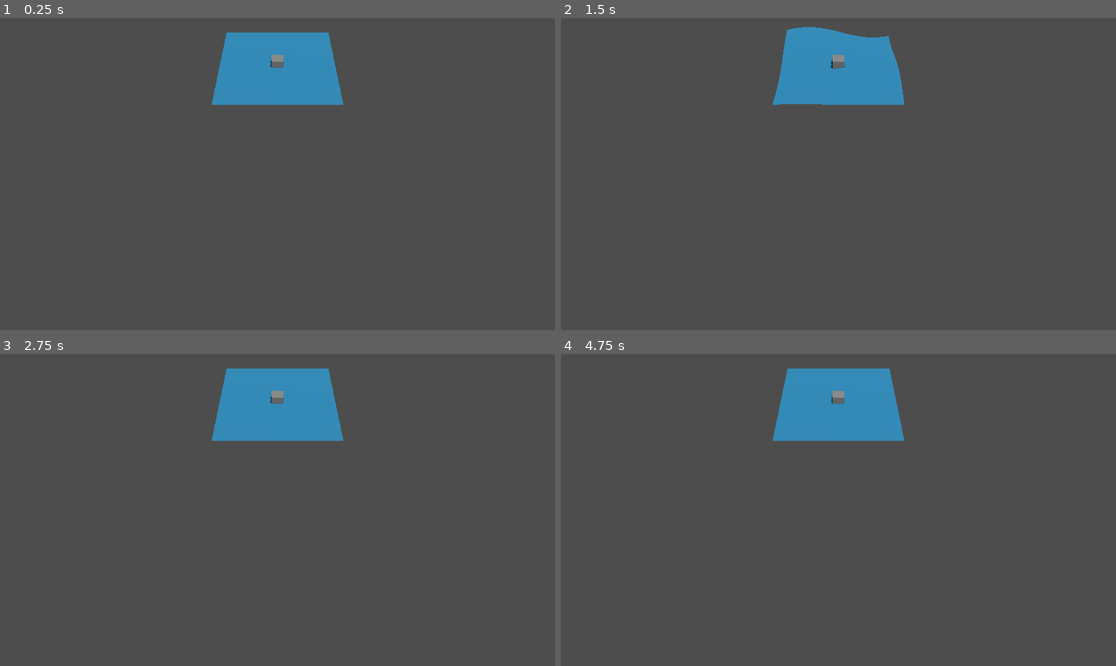
Above: before the commit, frames 1-4 (two rows, left to right).
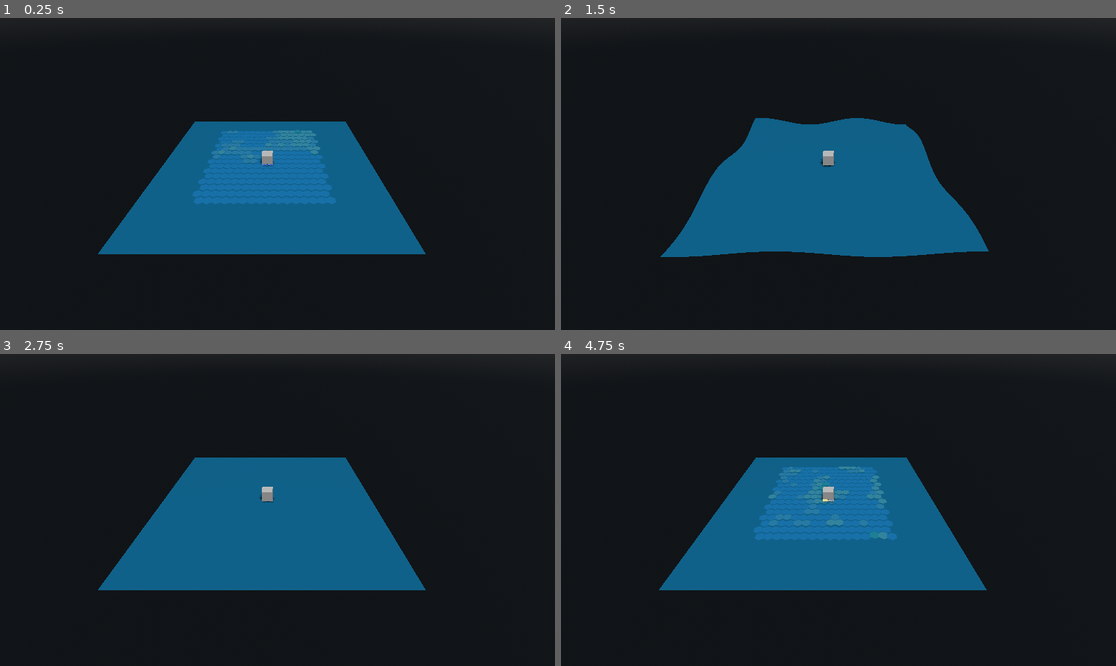
Above: after the commit, the same moments.

Repository: rfdickerson/new-game-project
Game: Godot game, scene res://node_3d.tscn
Same seed, same stepped clock (60 frames per second), same inputs: the game is played once before the commit and once after it.
Inputs:
- Up to frame 1 (0.25 s): no input
- Up to frame 2 (1.5 s): tap Enter at 0.5 s; hold W 0.53-1.28 s; tap H at 0.6 s; tap G at 0.8, 1.35 s; hold A from 1.28 s (still down)
- Up to frame 3 (2.75 s): tap Q at 1.55, 2.1 s; release A at 2.03 s; hold W from 2.03 s (still down); tap L at 2.3 s
- Up to frame 4 (4.75 s): tap Space at 2.75, 4.25 s; tap L at 2.85 s; tap O at 3.05, 3.6 s; tap Enter at 3.5 s; release W at 3.53 s; hold A from 3.53 s (still down); tap N at 3.8, 4.35 s; tap H at 4.55 s

The runs differ from the first frame. In frame 1, 100% of the frame differs, in the area x 0-100%, y 0-100%; in frame 2, 100%; in frame 3, 100%; in frame 4, 100%.

Commit message:
land and water

Diff:
--- /dev/null
+++ b/hexagon_grid.gd
@@ -0,0 +1,246 @@
+extends MeshInstance3D
+
+## Hexagonal grid mesh generator (Civilization-style)
+@export var hex_radius: float = 0.5  ## Radius of each hexagon
+@export var grid_width: int = 10  ## Number of hexagons in width
+@export var grid_height: int = 10  ## Number of hexagons in height
+@export var hex_height: float = 0.05  ## Height/thickness of hexagon tiles
+@export var gap_size: float = 0.02  ## Gap between hexagons
+@export var auto_generate: bool = true
+
+## Colors for different terrain types
+@export var color_water: Color = Color(0.2, 0.4, 0.8, 0.7)
+@export var color_grass: Color = Color(0.3, 0.7, 0.3, 0.9)
+@export var color_sand: Color = Color(0.9, 0.8, 0.5, 0.9)
+@export var color_forest: Color = Color(0.15, 0.5, 0.2, 0.9)
+@export var color_mountain: Color = Color(0.5, 0.5, 0.5, 0.9)
+
+## Terrain generation settings
+@export var land_percentage: float = 0.4  ## Percentage of map that should be land (0.0 to 1.0)
+@export var noise_scale: float = 0.15  ## Scale of terrain noise (lower = larger land masses)
+@export var noise_seed: int = 0  ## Seed for random generation (0 = random)
+
+func _ready():
+	if auto_generate:
+		generate_hex_grid()
+
+func generate_hex_grid():
+	"""Generate a hexagonal grid mesh"""
+	var arrays = []
+	arrays.resize(Mesh.ARRAY_MAX)
+
+	var vertices = PackedVector3Array()
+	var normals = PackedVector3Array()
+	var colors = PackedColorArray()
+	var indices = PackedInt32Array()
+
+	var vertex_offset = 0
+
+	# Hexagon dimensions (flat-top orientation like Civilization)
+	var hex_width = hex_radius * 2.0
+	var hex_height_2d = sqrt(3.0) * hex_radius
+
+	# Spacing between hexagons
+	var horizontal_spacing = hex_width * 0.75
+	var vertical_spacing = hex_height_2d
+
+	# Adjust for gap
+	var adjusted_radius = hex_radius - gap_size
+
+	# Setup noise for procedural terrain generation
+	var noise = FastNoiseLite.new()
+	if noise_seed == 0:
+		noise.seed = randi()
+	else:
+		noise.seed = noise_seed
+	noise.noise_type = FastNoiseLite.TYPE_PERLIN
+	noise.frequency = noise_scale
+
+	# Generate terrain height map
+	var terrain_map = []
+	for row in range(grid_height):
+		terrain_map.append([])
+		for col in range(grid_width):
+			var noise_value = noise.get_noise_2d(float(col), float(row))
+			# Normalize from [-1, 1] to [0, 1]
+			var height_value = (noise_value + 1.0) * 0.5
+			terrain_map[row].append(height_value)
+
+	# Generate each hexagon in the grid
+	for row in range(grid_height):
+		for col in range(grid_width):
+			# Calculate hexagon center position
+			var x_offset = 0.0
+			if row % 2 == 1:  # Offset odd rows for hexagonal pattern
+				x_offset = horizontal_spacing * 0.5
+
+			var center_x = col * horizontal_spacing + x_offset
+			var center_z = row * vertical_spacing
+
+			# Center the entire grid
+			center_x -= (grid_width * horizontal_spacing) * 0.5
+			center_z -= (grid_height * vertical_spacing) * 0.5
+
+			# Get terrain type based on noise value
+			var height = terrain_map[row][col]
+			var hex_color: Color
+			var y_offset = 0.0
+
+			if height < (1.0 - land_percentage):
+				# Deep water
+				hex_color = color_water
+				y_offset = -0.1
+			elif height < (1.0 - land_percentage + 0.05):
+				# Shallow water / coast
+				hex_color = color_water.lerp(color_sand, 0.5)
+				y_offset = -0.05
+			elif height < (1.0 - land_percentage + 0.15):
+				# Beach / sand
+				hex_color = color_sand
+				y_offset = 0.0
+			elif height < (1.0 - land_percentage + 0.5):
+				# Grassland
+				hex_color = color_grass
+				y_offset = 0.05
+			elif height < (1.0 - land_percentage + 0.7):
+				# Forest
+				hex_color = color_forest
+				y_offset = 0.1
+			else:
+				# Mountains
+				hex_color = color_mountain
+				y_offset = 0.2
+
+			# Create hexagon at this position
+			add_hexagon(vertices, normals, colors, indices,
+						Vector3(center_x, y_offset, center_z),
+						adjusted_radius, hex_color, vertex_offset)
+
+			vertex_offset += 14  # 7 vertices top + 7 vertices bottom
+
+	# Assign arrays to mesh
+	arrays[Mesh.ARRAY_VERTEX] = vertices
+	arrays[Mesh.ARRAY_NORMAL] = normals
+	arrays[Mesh.ARRAY_COLOR] = colors
+	arrays[Mesh.ARRAY_INDEX] = indices
+
+	# Create the mesh
+	var array_mesh = ArrayMesh.new()
+	array_mesh.add_surface_from_arrays(Mesh.PRIMITIVE_TRIANGLES, arrays)
+
+	# Create material
+	var material = StandardMaterial3D.new()
+	material.vertex_color_use_as_albedo = true
+	material.transparency = 1  # Use alpha from vertex colors
+	material.metallic = 0.1
+	material.roughness = 0.7
+	material.cull_mode = BaseMaterial3D.CULL_DISABLED  # Show both sides
+
+	array_mesh.surface_set_material(0, material)
+
+	# Assign mesh to MeshInstance3D
+	mesh = array_mesh
+
+	print("Generated hexagonal grid: %dx%d (%d hexagons, %d vertices)" %
+		  [grid_width, grid_height, grid_width * grid_height, vertices.size()])
+
+func add_hexagon(vertices: PackedVector3Array, normals: PackedVector3Array,
+				 colors: PackedColorArray, indices: PackedInt32Array,
+				 center: Vector3, radius: float, color: Color, vertex_offset: int):
+	"""Add a single hexagon to the mesh arrays"""
+
+	# Generate 6 vertices around the hexagon (flat-top orientation)
+	var hex_vertices_top = []
+	var hex_vertices_bottom = []
+
+	for i in range(6):
+		# For flat-top hexagons, start at 30° and increment by 60°
+		var angle_deg = 30.0 + (60.0 * i)
+		var angle_rad = deg_to_rad(angle_deg)
+
+		var x = center.x + radius * cos(angle_rad)
+		var z = center.z + radius * sin(angle_rad)
+
+		# Top surface
+		hex_vertices_top.append(Vector3(x, center.y + hex_height * 0.5, z))
+		# Bottom surface
+		hex_vertices_bottom.append(Vector3(x, center.y - hex_height * 0.5, z))
+
+	# Add center vertex for top
+	var center_top = Vector3(center.x, center.y + hex_height * 0.5, center.z)
+	vertices.append(center_top)
+	normals.append(Vector3(0, 1, 0))
+	colors.append(color)
+
+	# Add outer vertices for top
+	for i in range(6):
+		vertices.append(hex_vertices_top[i])
+		normals.append(Vector3(0, 1, 0))
+		colors.append(color)
+
+	# Add center vertex for bottom
+	var center_bottom = Vector3(center.x, center.y - hex_height * 0.5, center.z)
+	vertices.append(center_bottom)
+	normals.append(Vector3(0, -1, 0))
+	colors.append(color)
+
+	# Add outer vertices for bottom
+	for i in range(6):
+		vertices.append(hex_vertices_bottom[i])
+		normals.append(Vector3(0, -1, 0))
+		colors.append(color)
+
+	# Create triangles for top surface
+	for i in range(6):
+		var next_i = (i + 1) % 6
+		indices.append(vertex_offset)  # Center
+		indices.append(vertex_offset + i + 1)
+		indices.append(vertex_offset + next_i + 1)
+
+	# Create triangles for bottom surface (reversed winding)
+	for i in range(6):
+		var next_i = (i + 1) % 6
+		indices.append(vertex_offset + 7)  # Center bottom
+		indices.append(vertex_offset + 7 + next_i + 1)
+		indices.append(vertex_offset + 7 + i + 1)
+
+	# Create side faces
+	for i in range(6):
+		var next_i = (i + 1) % 6
+		var top1 = vertex_offset + i + 1
+		var top2 = vertex_offset + next_i + 1
+		var bottom1 = vertex_offset + 7 + i + 1
+		var bottom2 = vertex_offset + 7 + next_i + 1
+
+		# First triangle
+		indices.append(top1)
+		indices.append(bottom1)
+		indices.append(top2)
+
+		# Second triangle
+		indices.append(top2)
+		indices.append(bottom1)
+		indices.append(bottom2)
+
+func get_hex_at_world_position(world_pos: Vector3) -> Vector2i:
+	"""Convert world position to hex grid coordinates"""
+	var hex_width = hex_radius * 2.0
+	var hex_height_2d = sqrt(3.0) * hex_radius
+	var horizontal_spacing = hex_width * 0.75
+	var vertical_spacing = hex_height_2d
+
+	# Adjust for centering
+	var adjusted_x = world_pos.x + (grid_width * horizontal_spacing) * 0.5
+	var adjusted_z = world_pos.z + (grid_height * vertical_spacing) * 0.5
+
+	# Approximate row
+	var row = int(adjusted_z / vertical_spacing)
+
+	# Calculate column with offset consideration
+	var x_offset = 0.0
+	if row % 2 == 1:
+		x_offset = horizontal_spacing * 0.5
+
+	var col = int((adjusted_x - x_offset) / horizontal_spacing)
+
+	return Vector2i(col, row)
--- a/node_3d.tscn
+++ b/node_3d.tscn
@@ -1,31 +1,69 @@
-[gd_scene load_steps=5 format=3 uid="uid://mgp02mkor0at"]
+[gd_scene load_steps=9 format=3 uid="uid://mgp02mkor0at"]
 
 [ext_resource type="Script" uid="uid://dgfthppy3x5tv" path="res://subdivided_plane.gd" id="1_3djyb"]
 [ext_resource type="Script" uid="uid://dci8lfo4sk8xp" path="res://plane_controller.gd" id="2_mh8ky"]
+[ext_resource type="Script" uid="uid://cjm3h5x8qw7yk" path="res://hexagon_grid.gd" id="3_hexgrid"]
+
+[sub_resource type="PhysicalSkyMaterial" id="PhysicalSkyMaterial_hqk3q"]
+ground_color = Color(0.15, 0.2, 0.25, 1)
+
+[sub_resource type="Sky" id="Sky_bklfy"]
+sky_material = SubResource("PhysicalSkyMaterial_hqk3q")
+
+[sub_resource type="Environment" id="Environment_tippv"]
+background_mode = 2
+sky = SubResource("Sky_bklfy")
+ambient_light_source = 2
 
 [sub_resource type="StandardMaterial3D" id="StandardMaterial3D_g8wqy"]
-albedo_color = Color(0.2, 0.6, 0.8, 1)
-metallic = 0.2
-roughness = 0.8
+transparency = 1
+albedo_color = Color(0.06, 0.35, 0.5, 0.85)
+metallic = 0.05
+roughness = 0.05
+clearcoat_roughness = 0.03
 
 [sub_resource type="BoxMesh" id="BoxMesh_noarx"]
 
 [node name="Node3D" type="Node3D"]
 script = ExtResource("2_mh8ky")
 
+[node name="WorldEnvironment" type="WorldEnvironment" parent="."]
+environment = SubResource("Environment_tippv")
+
 [node name="SubdividedPlane" type="MeshInstance3D" parent="."]
 material_override = SubResource("StandardMaterial3D_g8wqy")
 script = ExtResource("1_3djyb")
-subdivisions = Vector2i(20, 20)
+size = Vector2(20, 20)
+subdivisions = Vector2i(30, 30)
+
+[node name="HexagonGrid" type="MeshInstance3D" parent="."]
+transform = Transform3D(1, 0, 0, 0, 1, 0, 0, 0, 1, 0, 0.3, 0)
+script = ExtResource("3_hexgrid")
+hex_radius = 0.45
+grid_width = 16
+grid_height = 16
+hex_height = 0.08
+gap_size = 0.03
+land_percentage = 0.45
+noise_scale = 0.12
+
+[node name="ReflectionProbe" type="ReflectionProbe" parent="."]
+transform = Transform3D(1, 0, 0, 0, 1, 0, 0, 0, 1, 0, 5, 0)
+update_mode = 1
+intensity = 1.1
+size = Vector3(30, 20, 30)
+box_projection = true
 
 [node name="Camera3D" type="Camera3D" parent="."]
-transform = Transform3D(1, 0, 0, 0, 0.5, 0.866025, 0, -0.866025, 0.5, 0, 12, 18)
+transform = Transform3D(1, 0, 0, 0, 0.8038565, 0.5948226, 0, -0.5948226, 0.8038565, 0.96, 12, 18)
 current = true
 fov = 70.0
 
 [node name="DirectionalLight3D" type="DirectionalLight3D" parent="."]
 transform = Transform3D(0.866025, -0.433013, 0.25, 0, 0.5, 0.866025, -0.5, -0.75, 0.433013, 0, 10, 0)
+light_energy = 1.912
 shadow_enabled = true
 
 [node name="MyCube" type="MeshInstance3D" parent="."]
+transform = Transform3D(1, 0, 0, 0, 1, 0, 0, 0, 1, 0, 0.6, 0)
 mesh = SubResource("BoxMesh_noarx")
--- a/plane_controller.gd
+++ b/plane_controller.gd
@@ -3,15 +3,28 @@
 ## Example controller to demonstrate dynamic plane manipulation
 
 @onready var plane = $SubdividedPlane
+@onready var hex_grid = $HexagonGrid
 
 func _ready():
-	print("Press keys to modify the plane:")
+	print("=== CONTROLS ===")
+	print("Water Plane:")
 	print("  [1] - Decrease subdivisions")
 	print("  [2] - Increase subdivisions")
 	print("  [3] - Make plane smaller")
 	print("  [4] - Make plane larger")
 	print("  [R] - Regenerate plane")
 	print("  [W] - Animate with waves")
+	print("")
+	print("Hexagon Grid:")
+	print("  [H] - Toggle hexagon grid visibility")
+	print("  [G] - Regenerate terrain (new random seed)")
+	print("  [+] - Increase hex grid size")
+	print("  [-] - Decrease hex grid size")
+	print("  [Q] - Increase hex radius")
+	print("  [A] - Decrease hex radius")
+	print("  [L] - More land")
+	print("  [O] - More ocean")
+	print("  [N] - Adjust noise scale (terrain size)")
 
 var wave_enabled = false
 var time_elapsed = 0.0
@@ -62,6 +75,55 @@
 				else:
 					print("Wave animation disabled - regenerating flat plane")
 					plane.generate_plane()
+
+			# Hexagon grid controls
+			KEY_H:
+				hex_grid.visible = !hex_grid.visible
+				print("Hexagon grid visibility: ", hex_grid.visible)
+
+			KEY_G:
+				hex_grid.noise_seed = 0  # Random seed
+				hex_grid.generate_hex_grid()
+				print("New terrain generated!")
+
+			KEY_EQUAL, KEY_KP_ADD:  # + key
+				hex_grid.grid_width += 2
+				hex_grid.grid_height += 2
+				hex_grid.generate_hex_grid()
+				print("Grid size: %dx%d" % [hex_grid.grid_width, hex_grid.grid_height])
+
+			KEY_MINUS, KEY_KP_SUBTRACT:  # - key
+				hex_grid.grid_width = max(2, hex_grid.grid_width - 2)
+				hex_grid.grid_height = max(2, hex_grid.grid_height - 2)
+				hex_grid.generate_hex_grid()
+				print("Grid size: %dx%d" % [hex_grid.grid_width, hex_grid.grid_height])
+
+			KEY_Q:
+				hex_grid.hex_radius += 0.05
+				hex_grid.generate_hex_grid()
+				print("Hex radius: %.2f" % hex_grid.hex_radius)
+
+			KEY_A:
+				hex_grid.hex_radius = max(0.1, hex_grid.hex_radius - 0.05)
+				hex_grid.generate_hex_grid()
+				print("Hex radius: %.2f" % hex_grid.hex_radius)
+
+			KEY_L:
+				hex_grid.land_percentage = min(0.9, hex_grid.land_percentage + 0.1)
+				hex_grid.generate_hex_grid()
+				print("Land percentage: %.1f%%" % (hex_grid.land_percentage * 100))
+
+			KEY_O:
+				hex_grid.land_percentage = max(0.1, hex_grid.land_percentage - 0.1)
+				hex_grid.generate_hex_grid()
+				print("Land percentage: %.1f%%" % (hex_grid.land_percentage * 100))
+
+			KEY_N:
+				hex_grid.noise_scale += 0.05
+				if hex_grid.noise_scale > 0.5:
+					hex_grid.noise_scale = 0.05
+				hex_grid.generate_hex_grid()
+				print("Noise scale: %.2f (lower = larger landmasses)" % hex_grid.noise_scale)
 
 func animate_waves():
 	"""Example of animating the plane vertices with a wave effect"""
Not shown, added: hexagon_grid.gd.uid
Not shown, changed: README.md
